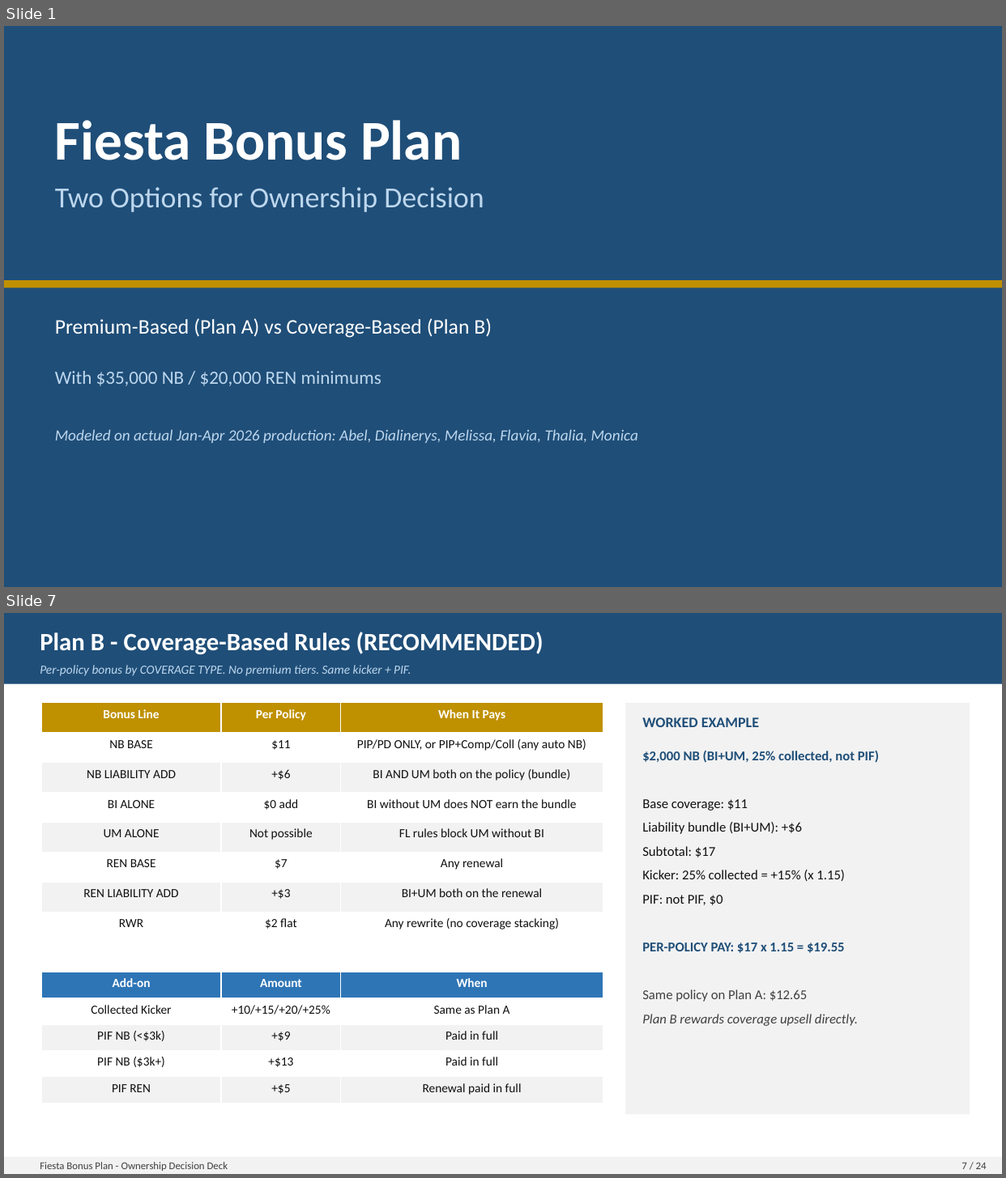
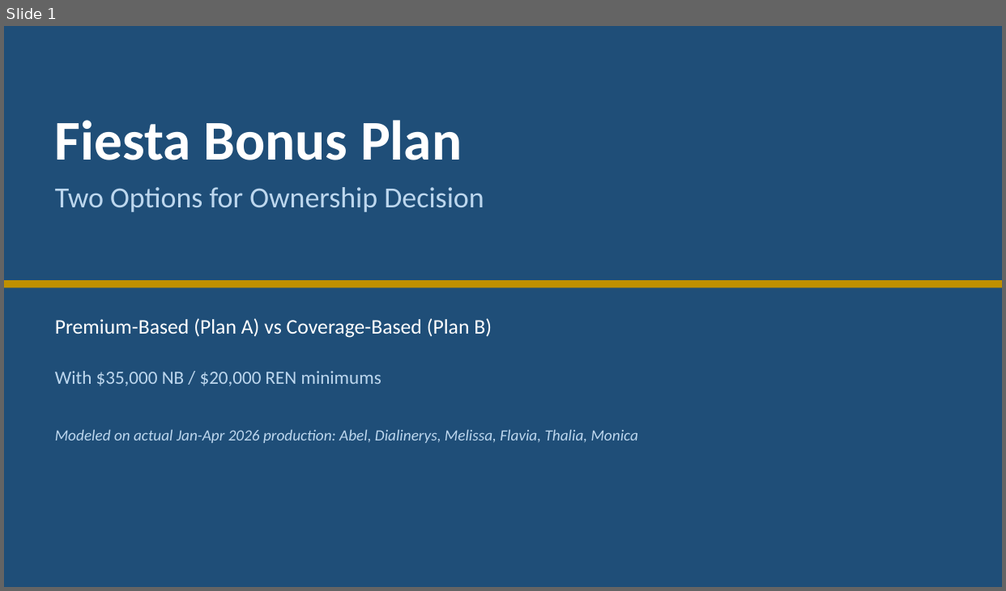
Before and after one commit to FAUS-tech/fiesta-bonus, a slide deck: output/Bonus_Proposal_Presentation.pptx. Shown one above the other, each under a label of ours: slides 1 and 7 before the commit, slide 1 after it; the slides between them are not shown. The pictures are 1006x1178 and 1006x591 pixels, drawn with LibreOffice and Linux fonts; fonts in the diff are those of the drawing. Boxes give left, top, right and bottom in pixels: in the first picture for what was removed or moved away, otherwise in the second. Text is boxed around its words. In the diff, an @@ line names an element or a change of style, - is before the commit and + after.

```diff
--- a/output/Bonus_Proposal_Presentation.pptx
+++ b/output/Bonus_Proposal_Presentation.pptx
@@ slide 7 removed at (x1=4, y1=613, x2=1002, y2=1174), background #FFFFFF @@
@@ rectangle removed at (x1=4, y1=613, x2=1002, y2=684) @@
@@ text removed at (x1=40, y1=632, x2=543, y2=655) @@
-Plan B - Coverage-Based Rules (RECOMMENDED)
@@ text removed at (x1=40, y1=665, x2=411, y2=676) @@
-Per-policy bonus by COVERAGE TYPE. No premium tiers. Same kicker + PIF.
@@ table removed at (x1=41, y1=703, x2=603, y2=943), 8 rows, 3 columns @@
-Bonus Line | Per Policy | When It Pays
-NB BASE | $11 | PIP/PD ONLY, or PIP+Comp/Coll (any auto NB)
-NB LIABILITY ADD | +$6 | BI AND UM both on the policy (bundle)
-BI ALONE | $0 add | BI without UM does NOT earn the bundle
-UM ALONE | Not possible | FL rules block UM without BI
-REN BASE | $7 | Any renewal
-REN LIABILITY ADD | +$3 | BI+UM both on the renewal
-RWR | $2 flat | Any rewrite (no coverage stacking)
@@ rectangle removed at (x1=625, y1=703, x2=970, y2=1114) @@
@@ text removed at (x1=642, y1=717, x2=759, y2=727) @@
-WORKED EXAMPLE
@@ text removed at (x1=642, y1=751, x2=879, y2=763) @@
-$2,000 NB (BI+UM, 25% collected, not PIF)
@@ text removed at (x1=642, y1=799, x2=748, y2=811) @@
-Base coverage: $11
@@ text removed at (x1=642, y1=822, x2=802, y2=834) @@
-Liability bundle (BI+UM): +$6
@@ text removed at (x1=642, y1=846, x2=715, y2=858) @@
-Subtotal: $17
@@ text removed at (x1=642, y1=870, x2=845, y2=881) @@
-Kicker: 25% collected = +15% (x 1.15)
@@ text removed at (x1=642, y1=895, x2=723, y2=905) @@
-PIF: not PIF, $0
@@ text removed at (x1=642, y1=943, x2=845, y2=953) @@
-PER-POLICY PAY: $17 x 1.15 = $19.55
@@ table removed at (x1=41, y1=973, x2=603, y2=1103), 5 rows, 3 columns @@
-Add-on | Amount | When
-Collected Kicker | +10/+15/+20/+25% | Same as Plan A
-PIF NB (<$3k) | +$9 | Paid in full
-PIF NB ($3k+) | +$13 | Paid in full
-PIF REN | +$5 | Renewal paid in full
@@ text removed at (x1=642, y1=990, x2=807, y2=1002) @@
-Same policy on Plan A: $12.65
@@ text removed at (x1=642, y1=1014, x2=858, y2=1026) @@
-Plan B rewards coverage upsell directly.
@@ rectangle removed at (x1=4, y1=1157, x2=1002, y2=1174) @@
@@ text removed at (x1=40, y1=1162, x2=228, y2=1171) @@
-Fiesta Bonus Plan - Ownership Decision Deck
@@ text removed at (x1=961, y1=1162, x2=987, y2=1169) @@
-7 / 24
```
Also in this commit, not shown: 20 slides changed, 1 slide added, 1 other slide removed, 3 other files.
